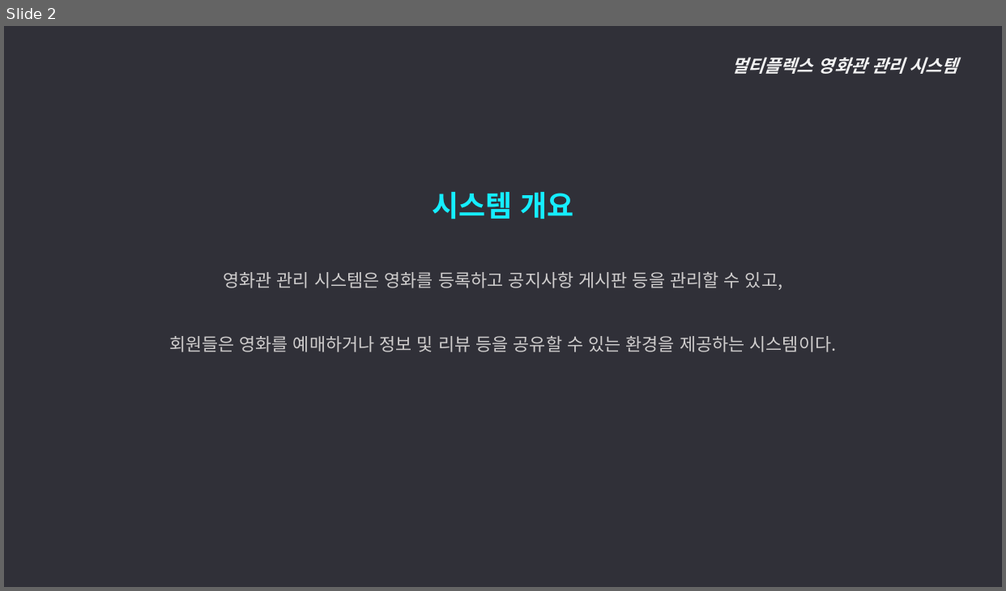
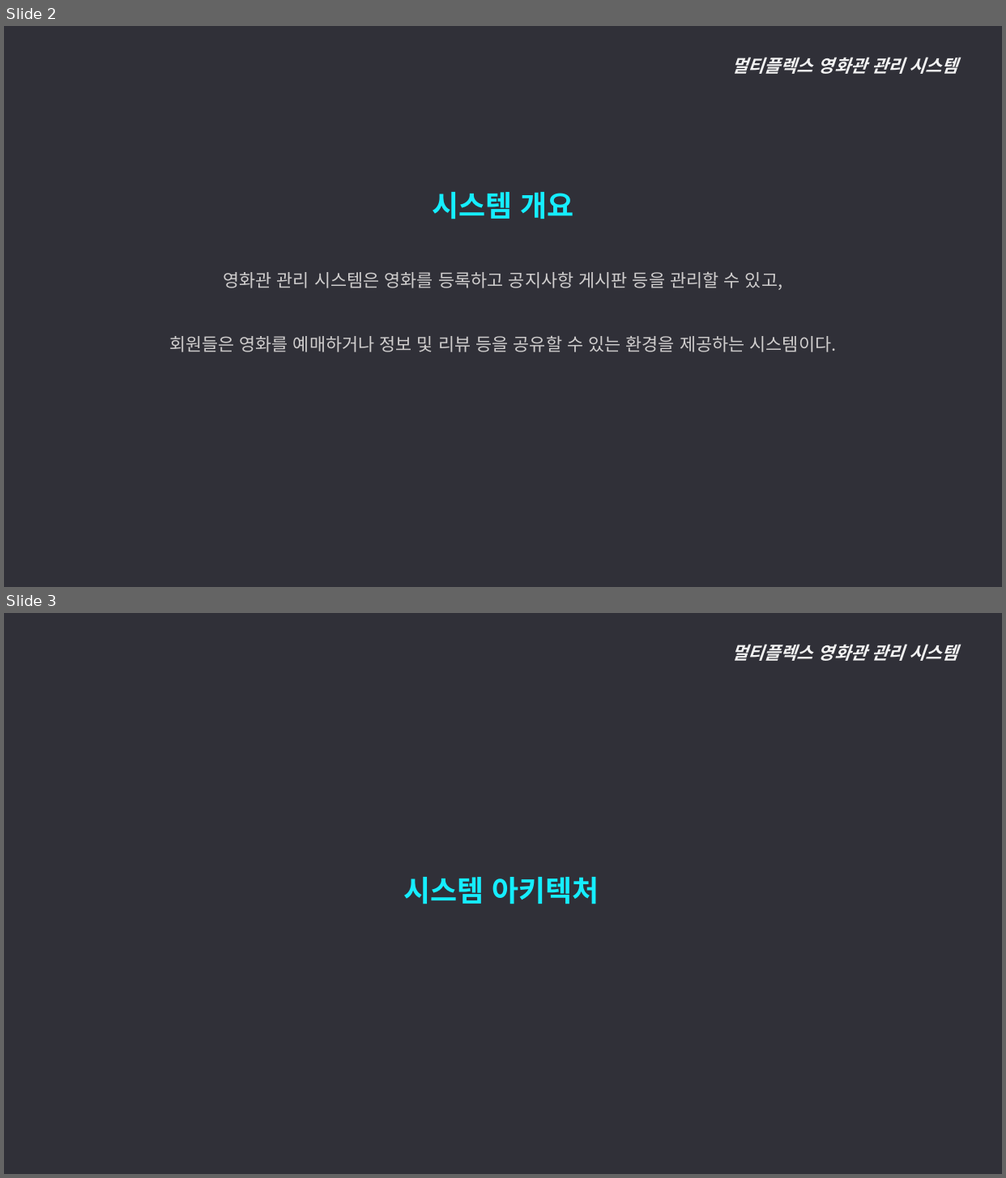
Before and after one commit to ywc-412/MultiplexTeamProject, a slide deck: 개발문서/2조 개요, 요구사항, 메뉴구조도.pptx. Shown one above the other, each under a label of ours: slide 2 before the commit, slides 2 and 3 after it. The pictures are 1006x591 and 1006x1178 pixels, drawn with LibreOffice and Linux fonts; fonts in the diff are those of the drawing. Boxes give left, top, right and bottom in pixels: in the first picture for what was removed or moved away, otherwise in the second. Text is boxed around its words. In the diff, an @@ line names an element or a change of style, - is before the commit and + after.

```diff
--- a/개발문서/2조 개요, 요구사항, 메뉴구조도.pptx
+++ b/개발문서/2조 개요, 요구사항, 메뉴구조도.pptx
@@ slide 3 added at (4, 613, 1002, 1174), background #303038 @@
@@ text added at (731, 644, 958, 661), 17 pt, text #F2F2F2, bold, italic @@
+멀티플렉스 영화관 관리 시스템
@@ text added at (403, 877, 599, 905), 28 pt, text #15EEFF, bold @@
+시스템 아키텍처
```
Also in this commit, not shown: 1 slide changed, 10 other slides added.
